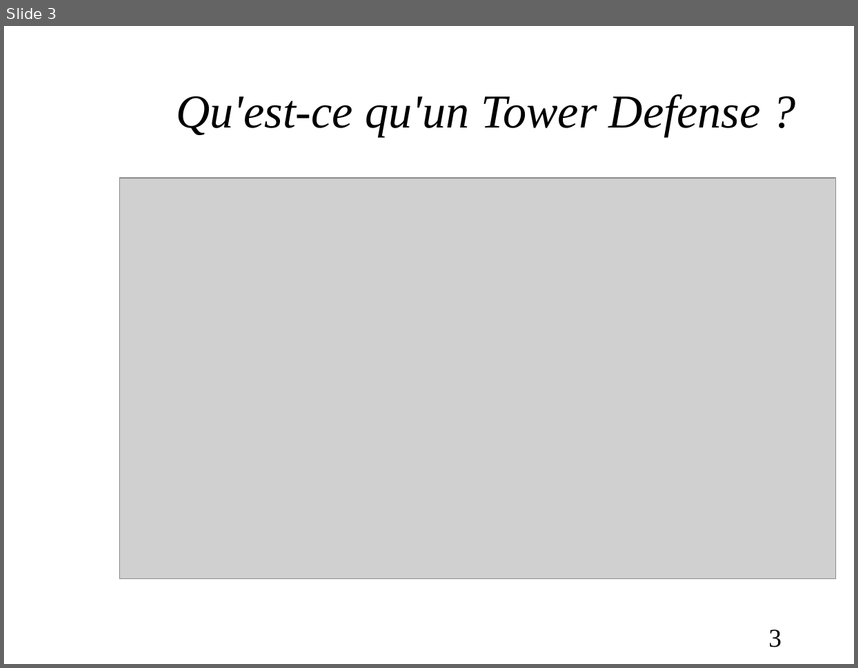
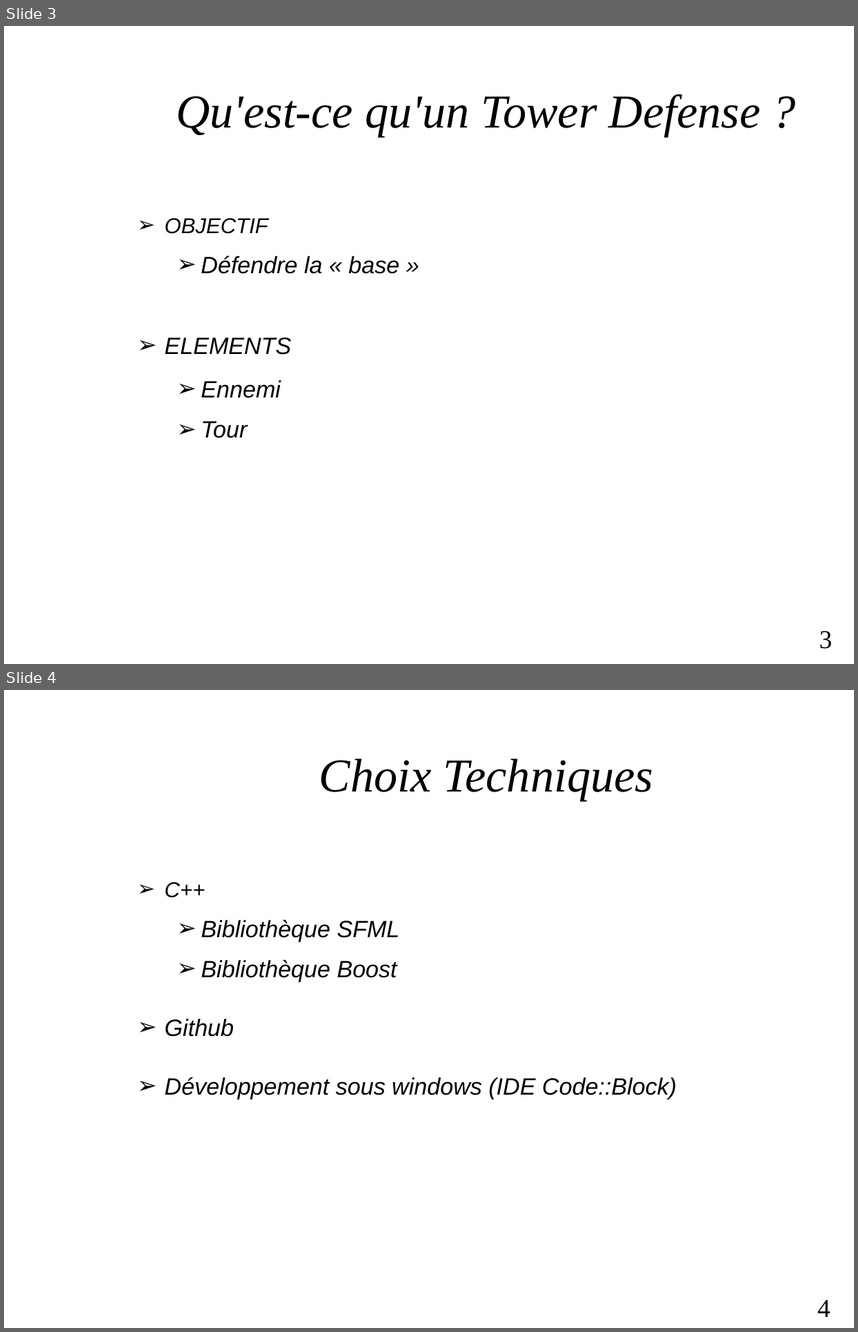
Before and after one commit to Mialus/towerDefense, a slide deck: Orale.odp. Shown one above the other, each under a label of ours: slide 3 before the commit, slides 3 and 4 after it. The pictures are 858x668 and 858x1332 pixels, drawn with LibreOffice and Linux fonts; fonts in the diff are those of the drawing; grey boxes stand for pictures; background and template pictures are left out. Boxes give left, top, right and bottom in pixels: in the first picture for what was removed or moved away, otherwise in the second. Text is boxed around its words. In the diff, an @@ line names an element or a change of style, - is before the commit and + after.

```diff
--- a/Orale.odp
+++ b/Orale.odp
@@ slide 4 added at (4, 690, 854, 1328), background #FFFFFF @@
@@ title added at (319, 758, 654, 801), 44 pt, text #000000, italic @@
+Choix Techniques
@@ text added at (165, 882, 677, 1099), 22 pt, text #000000, italic @@
+➢ C++
+  ➢ Bibliothèque SFML
+  ➢ Bibliothèque Boost
+➢ Github
+➢ Développement sous windows (IDE Code::Block)
@@ page number added at (818, 1299, 831, 1317), 24 pt, text #000000 @@
+4
@@ slide 3 changed as well @@
@@ picture removed at (120, 178, 836, 579) @@
@@ text added at (165, 218, 399, 438), 22 pt, text #000000, italic @@
+➢ OBJECTIF
+  ➢ Défendre la « base »
+➢ ELEMENTS
+  ➢ Ennemi
+  ➢ Tour
@@ page number: place and size @@
-page number at (769, 629, 782, 647)
+page number at (820, 630, 833, 648)
```
Also in this commit, not shown: 5 other slides changed, 7 other slides added, 5 slides removed, 1 other file.
